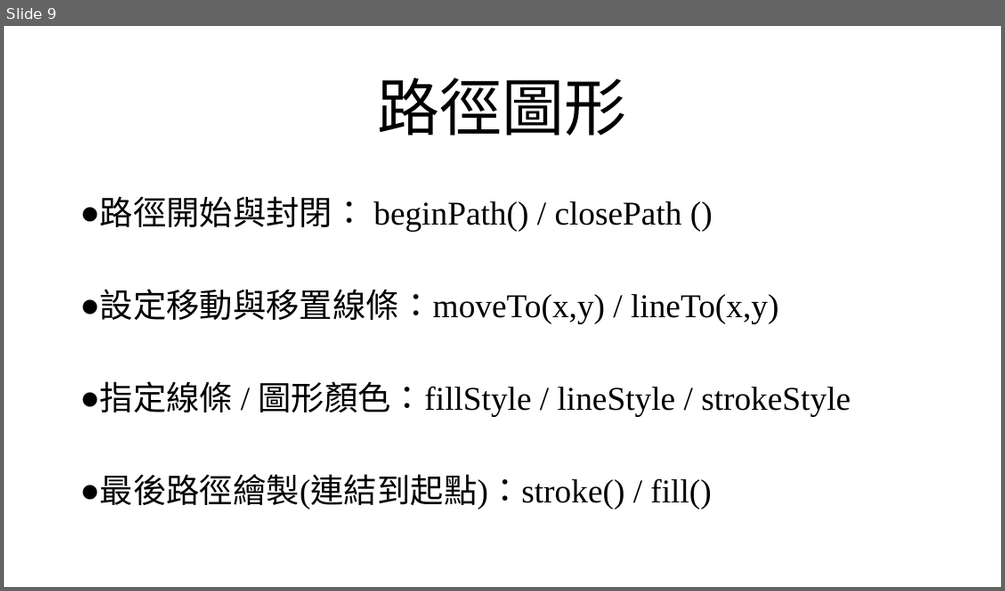
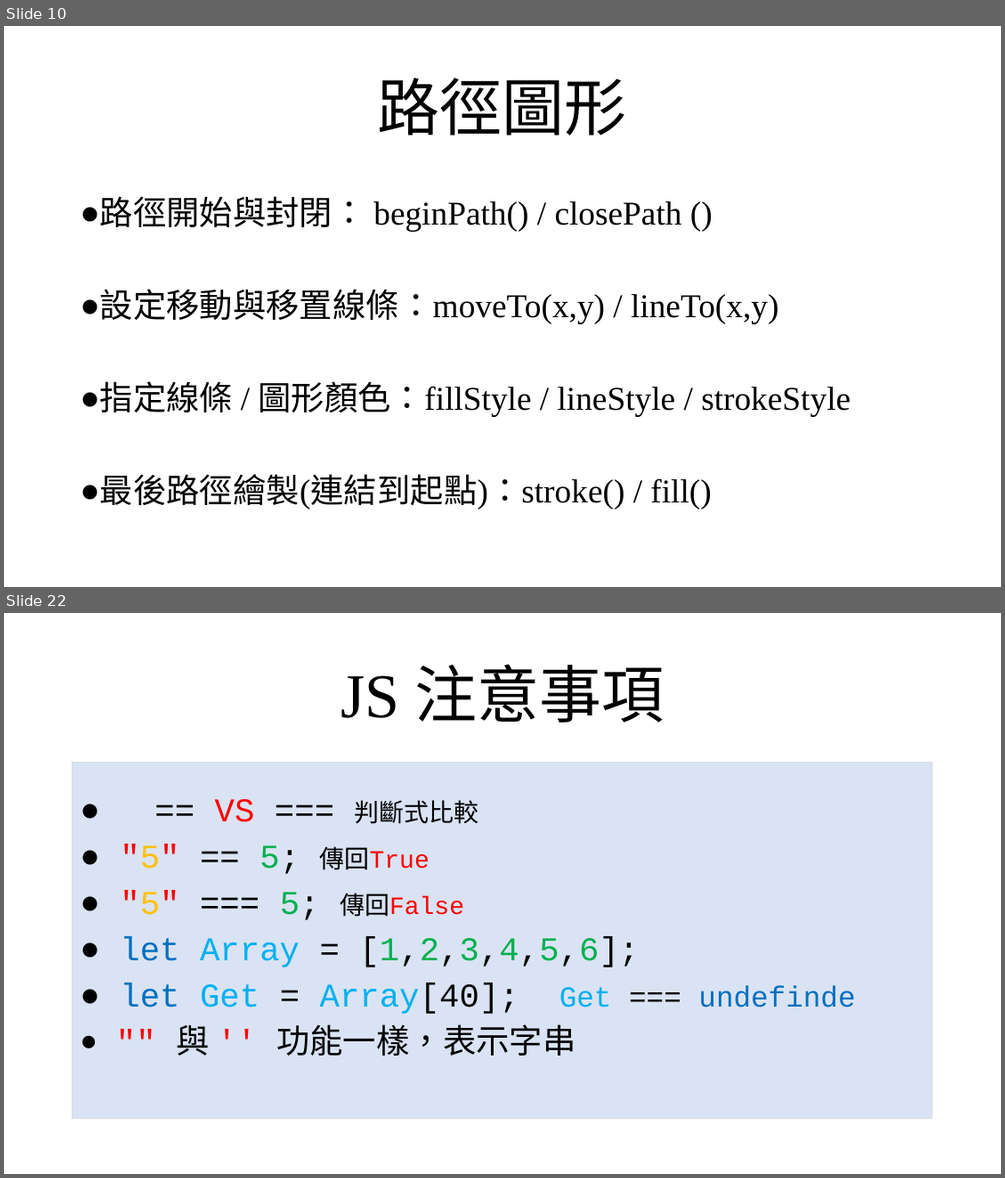
Before and after one commit to beenyan/RLSB, a slide deck: 俄羅斯方塊.pptx. Shown one above the other, each under a label of ours: slide 9 before the commit, slides 10 and 22 after it; the slides between them are not shown. The pictures are 1005x591 and 1005x1178 pixels, drawn with LibreOffice and Linux fonts; fonts in the diff are those of the drawing; background and template pictures are left out. Boxes give left, top, right and bottom in pixels: in the first picture for what was removed or moved away, otherwise in the second. Text is boxed around its words. In the diff, an @@ line names an element or a change of style, - is before the commit and + after.

```diff
--- a/俄羅斯方塊.pptx
+++ b/俄羅斯方塊.pptx
@@ slide 22 added at box(4, 613, 1001, 1174), background picture (left out) @@
@@ title added at box(340, 664, 664, 722), 60 pt, text #000000 @@
+JS 注意事項
@@ text added at box(73, 763, 933, 1119), fill #DAE3F3, outline #D6DCE5 0.75 pt, 32 pt, text #000000 @@
+● == VS === 判斷式比較
+● "5" == 5; 傳回True
+● "5" === 5; 傳回False
+● let Array = [1,2,3,4,5,6];
+● let Get = Array[40]; Get === undefinde
+● "" 與 '' 功能一樣，表示字串
@@ what was slide 9 is now slide 10 @@
```
Also in this commit, not shown: 6 slides changed, 7 other slides added, 4 slides removed, 3 other files.
